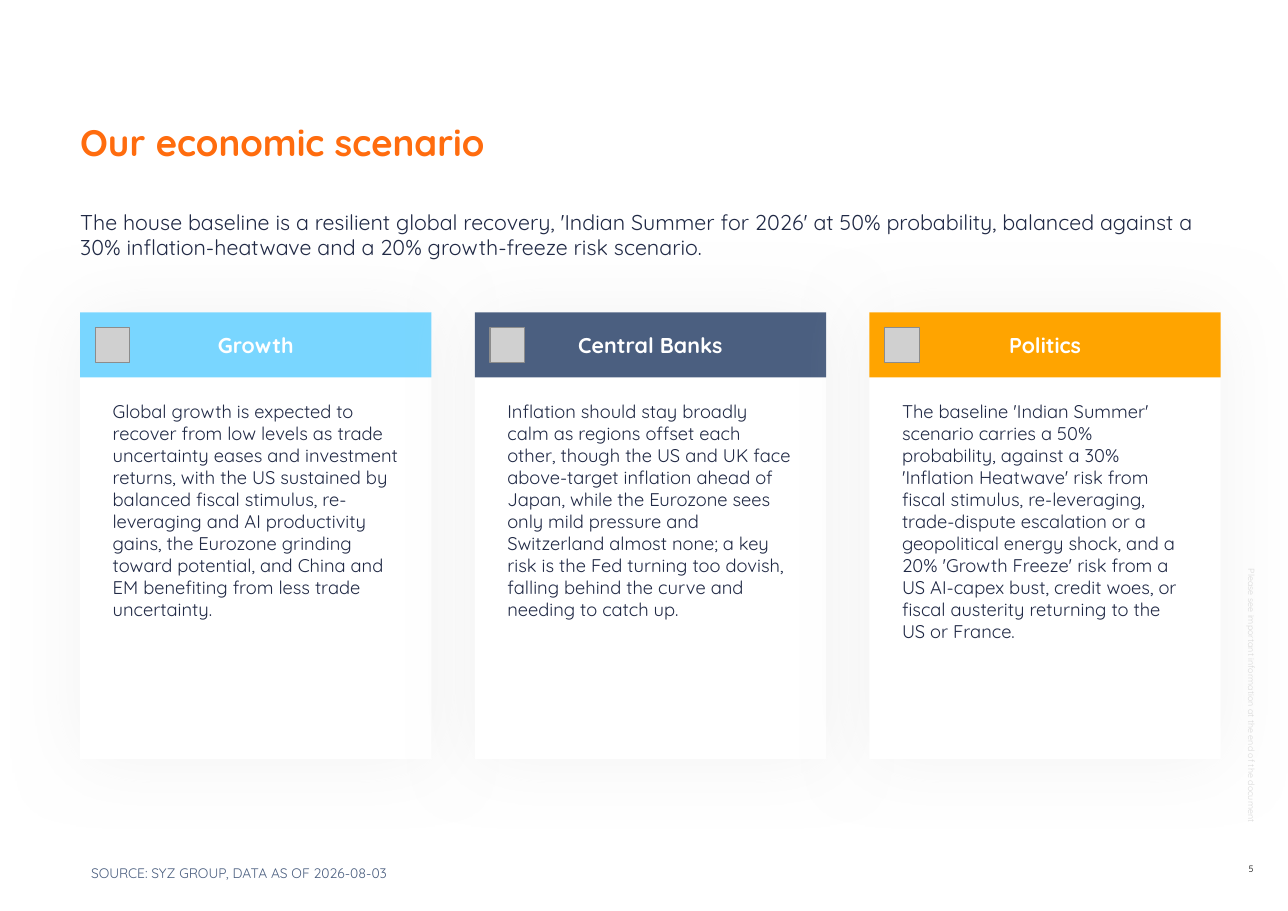
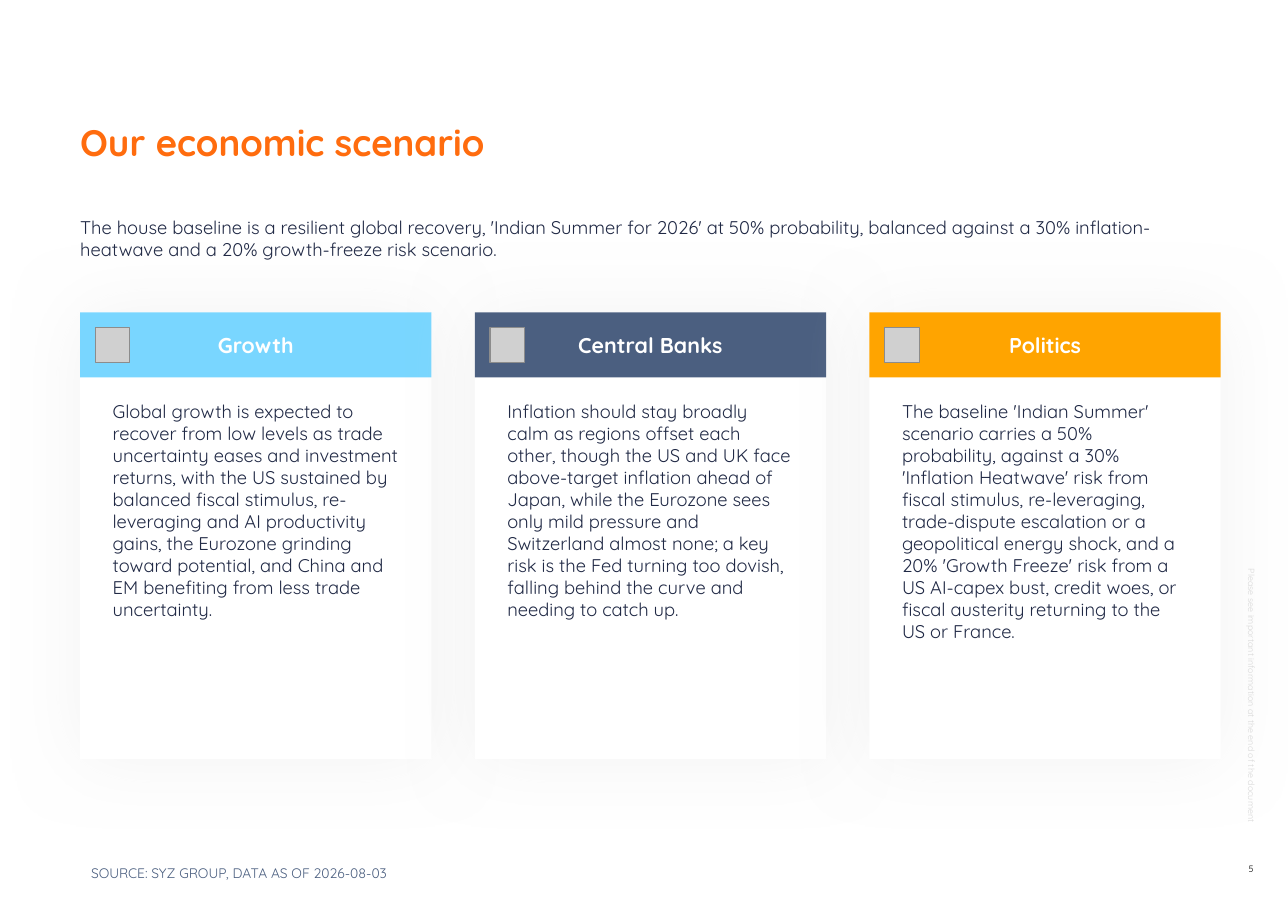
Before and after one commit to jb-db05/Investment_Proposal, a slide deck: slide 5 of investment-proposal-builder/assets/template.pptx. Drawn at 1288x911 pixels with LibreOffice and Linux fonts; fonts in the diff are those of the drawing; grey boxes stand for pictures; background and template pictures are left out. Boxes give left, top, right and bottom in pixels: in the first picture for what was removed or moved away, otherwise in the second. Text is boxed around its words. In the diff, an @@ line names an element or a change of style, - is before the commit and + after.

```diff
--- a/investment-proposal-builder/assets/template.pptx
+++ b/investment-proposal-builder/assets/template.pptx
@@ text "The house baseline is a ..." at (x1=80, y1=220, x2=1150, y2=260): size 14 to 12 pt @@
```
Also in this commit, not shown: 8 other slides changed, 3 other files.
